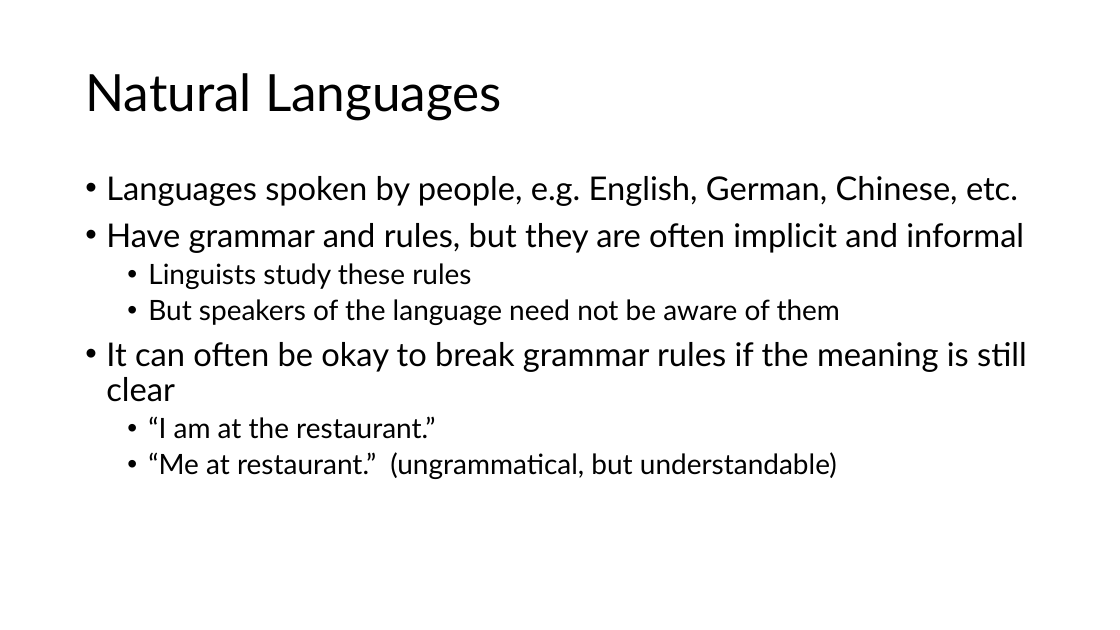
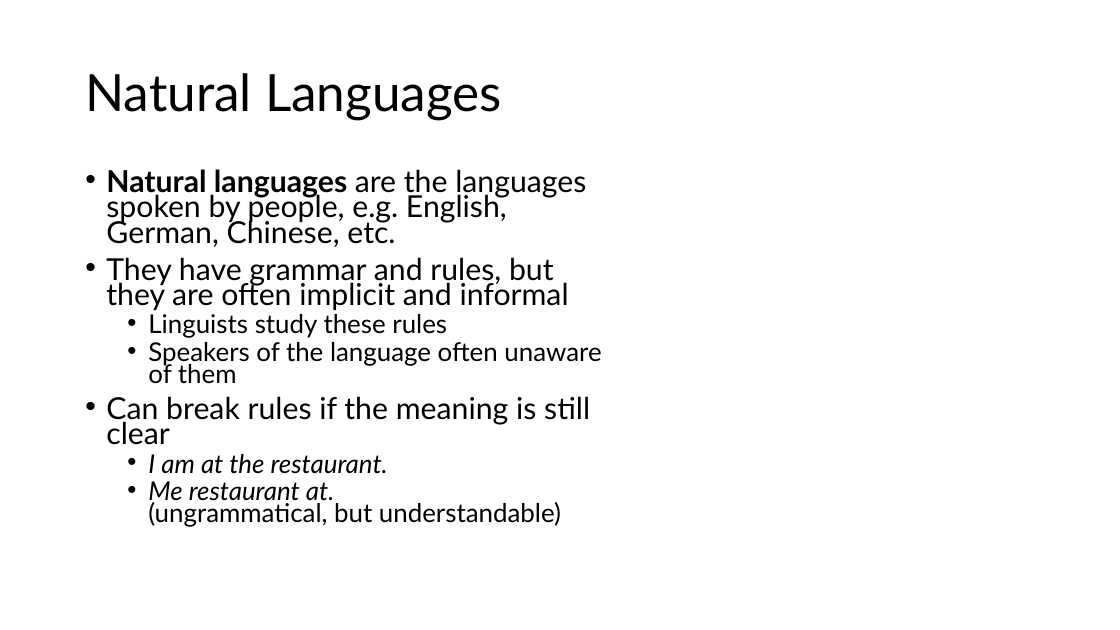
Before and after one commit to tjd1234/cmpt120spring2026, a slide deck: slide 2 of lecture_notes/chapter1/chapter1.pptx. Drawn at 1120x630 pixels with LibreOffice and Linux fonts; fonts in the diff are those of the drawing. Boxes give left, top, right and bottom in pixels: in the first picture for what was removed or moved away, otherwise in the second. Text is boxed around its words. In the diff, an @@ line names an element or a change of style, - is before the commit and + after.

```diff
--- a/lecture_notes/chapter1/chapter1.pptx
+++ b/lecture_notes/chapter1/chapter1.pptx
@@ text at bbox=[106, 169, 586, 311]: text changed; size 28 to 25.9 pt @@
-• Languages spoken by people, e.g. English, German, Chinese, etc.
-• Have grammar and rules, but they are often implicit and informal
+• Natural languages are the languages spoken by people, e.g. English, German, Chinese, etc.
+• They have grammar and rules, but they are often implicit and informal
@@ text at bbox=[148, 314, 447, 338]: size 24 to 22.2 pt in "Linguists study these rules"; line spacing 0.9 to 0.7 @@
@@ text at bbox=[106, 342, 601, 527]: text changed; size 24 to 22.2 pt @@
-  • But speakers of the language need not be aware of them
-• It can often be okay to break grammar rules if the meaning is still clear
-  • “I am at the restaurant.”
-  • “Me at restaurant.” (ungrammatical, but understandable)
+  • Speakers of the language often unaware of them
+• Can break rules if the meaning is still clear
+  • I am at the restaurant.
+  • Me restaurant at.
+    (ungrammatical, but understandable)
```
Also in this commit, not shown: 12 other slides changed, 1 slide added, 3 other files.
